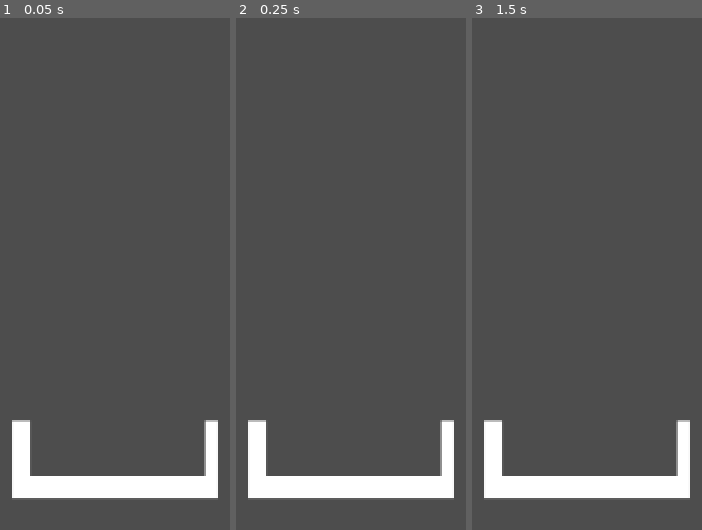
Above: before the commit, frames 1-3 (left to right).
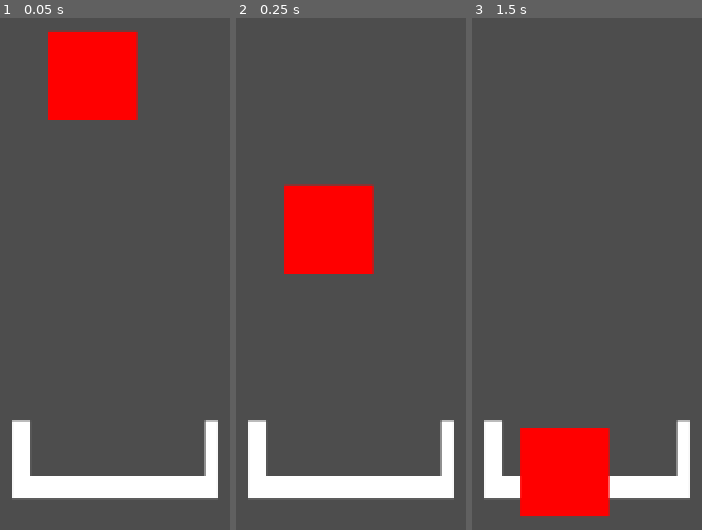
Above: after the commit, the same moments.

Repository: osirais/pillow-plop
Game: Godot game, scene res://world.tscn
Same seed, same stepped clock (60 frames per second), same inputs: the game is played once before the commit and once after it. Before the commit the project starts from res://node_2d.tscn.
Inputs:
- Up to frame 1 (0.05 s): no input
- Up to frame 2 (0.25 s): no input
- Up to frame 3 (1.5 s): tap Enter at 1.25 s

The runs differ from the first frame. In frame 1, 6.9% of the frame differs, in the area x 20-60%, y 2-20%; in frame 2, 6.9%, in the area x 20-60%, y 32-50%; in frame 3, 6.7%.

Commit message:
add falling object

Diff:
--- /dev/null
+++ b/bed.tscn
@@ -0,0 +1,22 @@
+[gd_scene load_steps=5 format=3 uid="uid://dtfhpmgpblsyk"]
+
+[ext_resource type="Script" uid="uid://cl54lfd3n4go1" path="res://rigid_body_2d.gd" id="1_xqjo8"]
+
+[sub_resource type="CanvasItemMaterial" id="CanvasItemMaterial_c32mu"]
+
+[sub_resource type="RectangleShape2D" id="RectangleShape2D_pogk5"]
+
+[sub_resource type="Texture2DRD" id="Texture2DRD_xqjo8"]
+
+[node name="Bed" type="Node2D"]
+
+[node name="RigidBody2D" type="RigidBody2D" parent="."]
+script = ExtResource("1_xqjo8")
+
+[node name="CollisionShape2D" type="CollisionShape2D" parent="RigidBody2D"]
+material = SubResource("CanvasItemMaterial_c32mu")
+scale = Vector2(0.1, 0.1)
+shape = SubResource("RectangleShape2D_pogk5")
+
+[node name="Sprite2D" type="Sprite2D" parent="RigidBody2D"]
+texture = SubResource("Texture2DRD_xqjo8")
--- a/project.godot
+++ b/project.godot
@@ -11,6 +11,6 @@
 [application]
 
 config/name="Pillow Plop"
-run/main_scene="res://node_2d.tscn"
+run/main_scene="res://world.tscn"
 config/features=PackedStringArray("4.4", "Forward Plus")
 config/icon="res://icon.svg"
--- /dev/null
+++ b/rigid_body_2d.gd
@@ -0,0 +1,14 @@
+extends RigidBody2D
+
+func _ready():
+	gravity_scale = 1
+
+	var poly = Polygon2D.new()
+	poly.polygon = PackedVector2Array([
+		Vector2(-8, -8),
+		Vector2(8, -8),
+		Vector2(8, 8),
+		Vector2(-8, 8)
+	])
+	poly.color = Color(1, 0, 0)
+	add_child(poly)
--- a/node_2d.tscn
+++ b/world.tscn
@@ -1,11 +1,12 @@
-[gd_scene load_steps=2 format=3 uid="uid://5bvcvduvq5ye"]
+[gd_scene load_steps=3 format=3 uid="uid://5bvcvduvq5ye"]
 
-[ext_resource type="Script" uid="uid://cgxypasa5xoxl" path="res://static_body_2d.gd" id="1_wtcfe"]
+[ext_resource type="Script" uid="uid://cgxypasa5xoxl" path="res://static_body_2d.gd" id="1_fj7yv"]
+[ext_resource type="PackedScene" uid="uid://dtfhpmgpblsyk" path="res://bed.tscn" id="2_tlwt5"]
 
-[node name="Node2D" type="Node2D"]
+[node name="World" type="Node2D"]
 
 [node name="StaticBody2D" type="StaticBody2D" parent="."]
-script = ExtResource("1_wtcfe")
+script = ExtResource("1_fj7yv")
 
 [node name="CollisionPolygon2D" type="CollisionPolygon2D" parent="StaticBody2D"]
 position = Vector2(0.5, 0)
@@ -16,3 +17,6 @@
 
 [node name="Camera2D" type="Camera2D" parent="."]
 zoom = Vector2(4, 4)
+
+[node name="Bed" parent="." instance=ExtResource("2_tlwt5")]
+position = Vector2(-4, -67)
Not shown, added: rigid_body_2d.gd.uid
